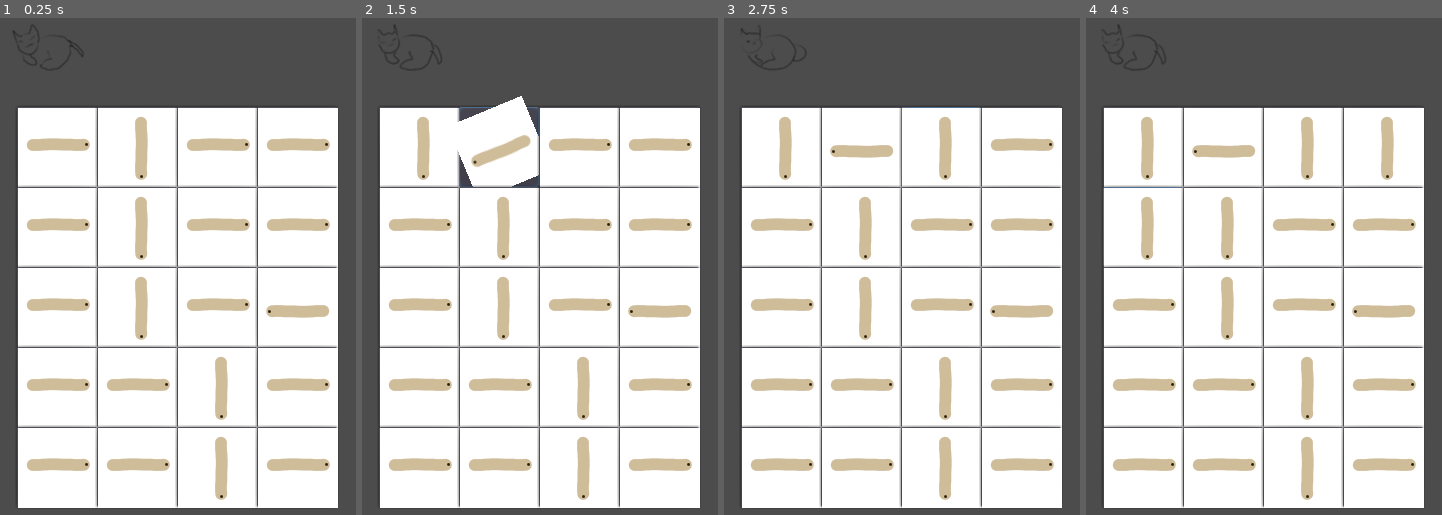
Above: before the commit, frames 1-4 (left to right).
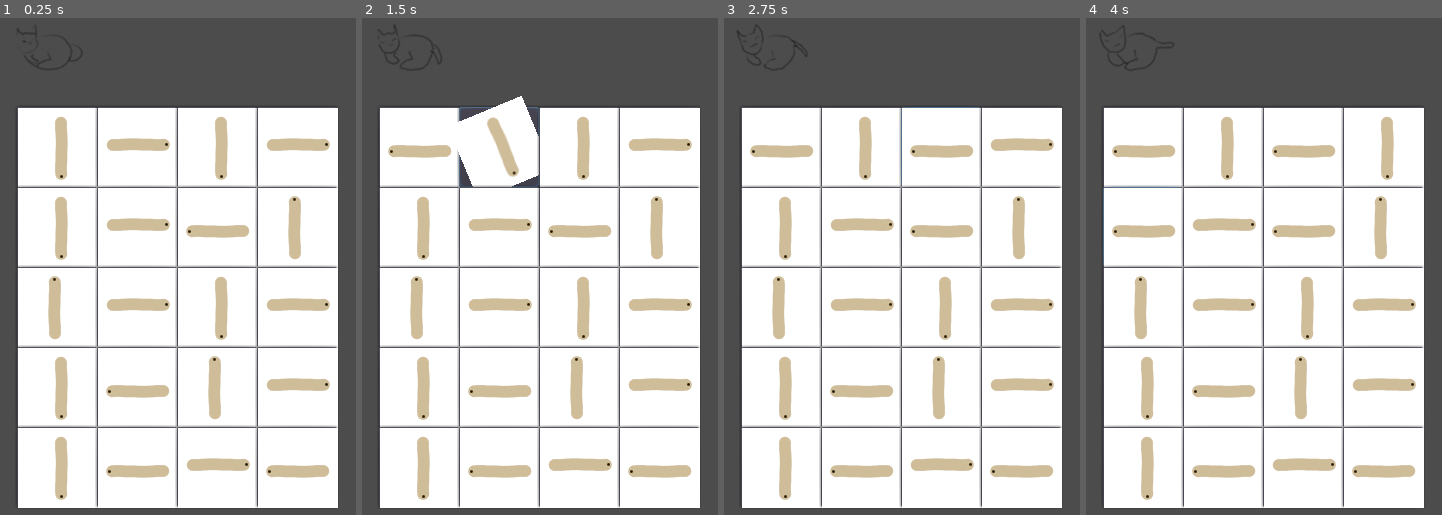
Above: after the commit, the same moments.

Repository: khajer/pipe-game
Game: Godot game, scene res://scenes/Play.tscn
Two runs of this game, one before a commit and one after it. Both use one fixed random seed, a clock stepped at 60 frames per second and the inputs below.
Inputs (mouse positions are in pixels of both pictures, inside the frame that each line leads up to):
- Up to frame 1 (0.25 s): no input
- Up to frame 2 (1.5 s): click (418, 147) at 0.5 s; click (497, 147) at 1.27 s
- Up to frame 3 (2.75 s): click (941, 147) at 2.02 s
- Up to frame 4 (4 s): click (1381, 147) at 2.77 s; click (1142, 226) at 3.52 s

The runs differ from the first frame. In frame 1, 11% of the frame differs, in the area x 3-93%, y 1-97%; in frame 2, 11%; in frame 3, 11%; in frame 4, 11%.

Commit message:
fix bug logic

Diff:
--- a/scenes/Play.gd
+++ b/scenes/Play.gd
@@ -13,7 +13,6 @@
 func _ready():
 
 	test()
-
 
 	var value_block = gen_value_block()
 	create_block(value_block)
@@ -92,13 +91,39 @@
 
 
 func gen_value_block():
+
 	return [
-		[{degrees=0}, {degrees=90}, {degrees=0}, {degrees=0}],
-		[{degrees=0}, {degrees=90}, {degrees=0}, {degrees=0}],
-		[{degrees=0}, {degrees=90}, {degrees=0}, {degrees=180}],
-		[{degrees=0}, {degrees=0}, {degrees=90}, {degrees=0}],
-		[{degrees=0}, {degrees=0}, {degrees=90}, {degrees=0}],
-	]
+		[{degrees=90}, {degrees=0}, {degrees=90}, {degrees=0}],
+		[{degrees=90}, {degrees=0}, {degrees=180}, {degrees=270}],
+		[{degrees=270}, {degrees=0}, {degrees=90}, {degrees=0}],
+		[{degrees=90}, {degrees=180}, {degrees=270}, {degrees=0}],
+		[{degrees=90}, {degrees=180}, {degrees=0}, {degrees=180}],
+	]
+
+#	return [
+#		[{degrees=180}, {degrees=0}, {degrees=90}, {degrees=0}],
+#		[{degrees=90}, {degrees=0}, {degrees=180}, {degrees=270}],
+#		[{degrees=0}, {degrees=0}, {degrees=90}, {degrees=0}],
+#		[{degrees=270}, {degrees=180}, {degrees=270}, {degrees=0}],
+#		[{degrees=270}, {degrees=180}, {degrees=0}, {degrees=180}],
+#	]
+
+	# bug 1
+#	return [
+#		[{degrees=180}, {degrees=0}, {degrees=90}, {degrees=0}],
+#		[{degrees=270}, {degrees=180}, {degrees=270}, {degrees=0}],
+#		[{degrees=270}, {degrees=180}, {degrees=0}, {degrees=180}],
+#		[{degrees=90}, {degrees=0}, {degrees=180}, {degrees=270}],
+#		[{degrees=0}, {degrees=0}, {degrees=90}, {degrees=0}],
+#	]
+
+#	return [
+#		[{degrees=0}, {degrees=90}, {degrees=0}, {degrees=0}],
+#		[{degrees=0}, {degrees=90}, {degrees=0}, {degrees=0}],
+#		[{degrees=0}, {degrees=90}, {degrees=0}, {degrees=180}],
+#		[{degrees=0}, {degrees=0}, {degrees=90}, {degrees=0}],
+#		[{degrees=0}, {degrees=0}, {degrees=90}, {degrees=0}],
+#	]
 
 #	var rng = RandomNumberGenerator.new()
 #	rng.randomize()
@@ -155,11 +180,10 @@
 	print(block_data[4][2], block_data[4][2].links)
 	print(block_data[4][3], block_data[4][3].links)
 
-
-	check_block_path_allow()
-
-func check_block_path_allow():
-	var block_paths = find_block_pass_path()
+	check_block_path_allow(r)
+
+func check_block_path_allow(r):
+	var block_paths = find_block_pass_path(r)
 
 	if len(block_paths) > 0 :
 		print("block path found !!! ")
@@ -335,18 +359,22 @@
 			return check_block(b, blockpath)
 		return []
 
-func find_block_pass_path():
+func find_block_pass_path(r=-1):
 	var path_all = []
-
-	var head_blocks = [
-		block_data[0][0],
-		block_data[1][0],
-		block_data[2][0],
-		block_data[3][0],
-		block_data[4][0]
-	]
-
-	for block_start in head_blocks:
+	if r == -1:
+		var head_blocks = [
+			block_data[0][0],
+			block_data[1][0],
+			block_data[2][0],
+			block_data[3][0],
+			block_data[4][0]
+		]
+		for block_start in head_blocks:
+			var paths = check_block(block_start, [])
+			if len(paths) != 0:
+				path_all.append(paths)
+	else:
+		var block_start = block_data[r][0]
 		var paths = check_block(block_start, [])
 		if len(paths) != 0:
 			path_all.append(paths)
--- a/scenes/Play.tscn
+++ b/scenes/Play.tscn
@@ -130,7 +130,6 @@
 position = Vector2( 59, 140 )
 frames = SubResource( 1 )
 animation = "idle"
-frame = 2
 playing = true
 script = ExtResource( 42 )
 
